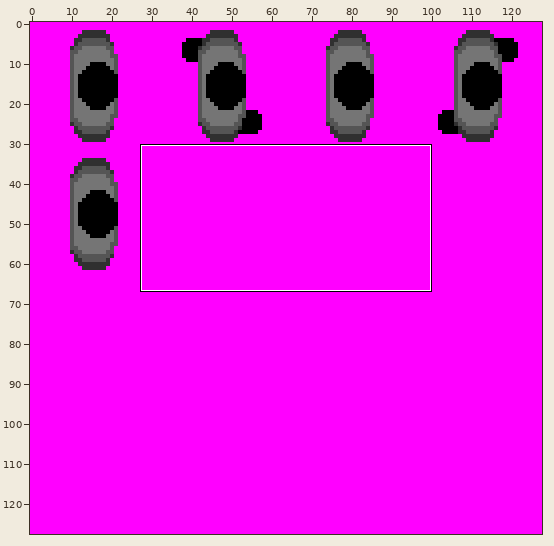
Sprite sheet -- assets/spy_unit.png. The first picture is a wide view before the edit; the outline marks the close-up.
Close-up. Before the commit:
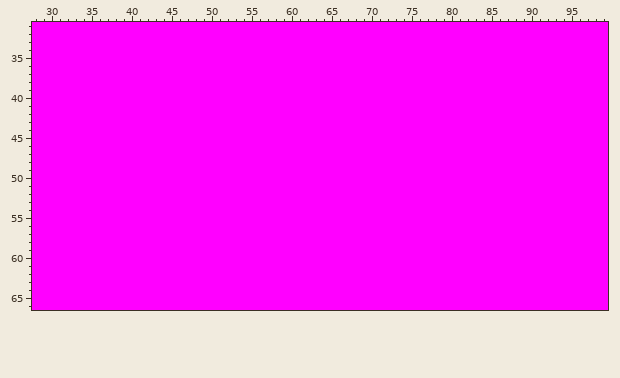
The file is 128x128 pixels. Shown: x 28..99, y 31..66.
Once edited:
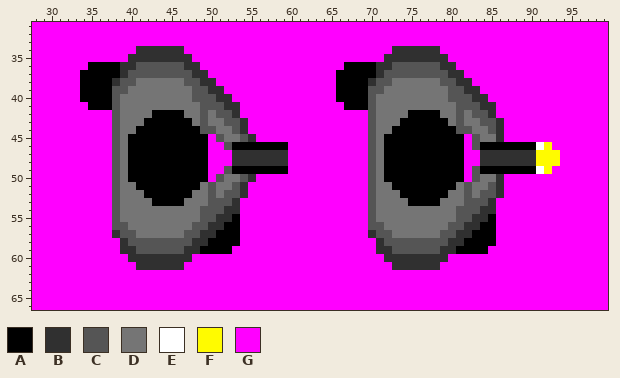
Palette (. is transparent): A #000000  B #303030  C #555555  D #757575  E #ffffff  F #fffb00  G #ff00ff
The edit:
y 34: x 41..46 GGGGGG -> BBBBBB; x 73..78 GGGGGG -> BBBBBB
y 35: x 40..47 GGGGGGGG -> BBBBBBBB; x 72..79 GGGGGGGG -> BBBBBBBB
y 36: x 35..48 GGGGGGGGGGGGGG -> AAAABBCCCCCCBB; x 67..80 GGGGGGGGGGGGGG -> AAAABBCCCCCCBB
y 37: x 34..49 GGGGGGGGGGGGGGGG -> AAAAABCCCCCCCCBB; x 66..81 GGGGGGGGGGGGGGGG -> AAAAABCCCCCCCCBB
y 38: x 34..50 GGGGGGGGGGGGGGGGG -> AAAABCCDDDDDDCCBB; x 66..82 GGGGGGGGGGGGGGGGG -> AAAABCCDDDDDDCCBB
y 39: x 34..51 GGGGGGGGGGGGGGGGGG -> AAAACCDDDDDDDDCCBB; x 66..83 GGGGGGGGGGGGGGGGGG -> AAAACCDDDDDDDDCCBB
y 40: x 34..52 GGGGGGGGGGGGGGGGGGG -> AAAACDDDDDDDDDCCCBB; x 66..84 GGGGGGGGGGGGGGGGGGG -> AAAACDDDDDDDDDCCCBB
y 41: x 35..53 GGGGGGGGGGGGGGGGGGG -> AAACDDDDDDDDDDCCCBB; x 67..85 GGGGGGGGGGGGGGGGGGG -> AAACDDDDDDDDDDCCCBB
y 42: x 38..53 GGGGGGGGGGGGGGGG -> CDDDDAAAADDCDCCB; x 70..85 GGGGGGGGGGGGGGGG -> CDDDDAAAADDCDCCB
y 43: x 38..54 GGGGGGGGGGGGGGGGG -> CDDDAAAAAADCDDCCB; x 70..86 GGGGGGGGGGGGGGGGG -> CDDDAAAAAADCDDCCB
y 44: x 38..54 GGGGGGGGGGGGGGGGG -> CDDAAAAAAAACCDDCB; x 70..86 GGGGGGGGGGGGGGGGG -> CDDAAAAAAAACCDDCB
y 45: x 38..49 GGGGGGGGGGGG -> CDAAAAAAAAAA; x 51..55 GGGGG -> CDDCB; x 70..81 GGGGGGGGGGGG -> CDAAAAAAAAAA; x 83..86 GGGG -> CDDB
y 46: x 38..49 GGGGGGGGGGGG -> CDAAAAAAAAAA; x 52..59 GGGGGGGG -> CAAAAAAA; x 70..81 GGGGGGGGGGGG -> CDAAAAAAAAAA; x 83..92 GGGGGGGGGG -> CAAAAAAAEF
y 47..48: x 38..49 GGGGGGGGGGGG -> CDAAAAAAAAAA; x 53..59 GGGGGGG -> BBBBBBB; x 70..81 GGGGGGGGGGGG -> CDAAAAAAAAAA; x 84..93 GGGGGGGGGG -> BBBBBBBFFF
y 49: x 38..49 GGGGGGGGGGGG -> CDAAAAAAAAAA; x 52..59 GGGGGGGG -> CAAAAAAA; x 70..81 GGGGGGGGGGGG -> CDAAAAAAAAAA; x 83..92 GGGGGGGGGG -> CAAAAAAAEF
y 50: x 38..49 GGGGGGGGGGGG -> CDAAAAAAAAAA; x 51..55 GGGGG -> CDDCB; x 70..81 GGGGGGGGGGGG -> CDAAAAAAAAAA; x 83..86 GGGG -> CDDB
y 51: x 38..54 GGGGGGGGGGGGGGGGG -> CDDAAAAAAAADCDDCB; x 70..86 GGGGGGGGGGGGGGGGG -> CDDAAAAAAAADCDDCB
y 52: x 38..54 GGGGGGGGGGGGGGGGG -> CDDDAAAAAADDCDCCB; x 70..86 GGGGGGGGGGGGGGGGG -> CDDDAAAAAADDCDCCB
y 53: x 38..53 GGGGGGGGGGGGGGGG -> CDDDDAAAADDDCCCB; x 70..85 GGGGGGGGGGGGGGGG -> CDDDDAAAADDDCCCB
y 54: x 38..53 GGGGGGGGGGGGGGGG -> CDDDDDDDDDDCCCBB; x 70..85 GGGGGGGGGGGGGGGG -> CDDDDDDDDDDCCCBB
y 55: x 38..53 GGGGGGGGGGGGGGGG -> CDDDDDDDDDDCCBBA; x 70..85 GGGGGGGGGGGGGGGG -> CDDDDDDDDDDCCBBA
y 56: x 38..53 GGGGGGGGGGGGGGGG -> CCDDDDDDDDCCBBAA; x 70..85 GGGGGGGGGGGGGGGG -> CCDDDDDDDDCCBBAA
y 57: x 38..53 GGGGGGGGGGGGGGGG -> BCCDDDDDDCCBBAAA; x 70..85 GGGGGGGGGGGGGGGG -> BCCDDDDDDCCBBAAA
y 58: x 39..53 GGGGGGGGGGGGGGG -> BCCCCCCCCBBAAAA; x 71..85 GGGGGGGGGGGGGGG -> BCCCCCCCCBBAAAA
y 59: x 39..52 GGGGGGGGGGGGGG -> BBCCCCCCBBAAAA; x 71..84 GGGGGGGGGGGGGG -> BBCCCCCCBBAAAA
y 60: x 40..47 GGGGGGGG -> BBBBBBBB; x 72..79 GGGGGGGG -> BBBBBBBB
y 61: x 41..46 GGGGGG -> BBBBBB; x 73..78 GGGGGG -> BBBBBB
Boxes around the changes in both close-ups, in picture pixels (x1, y1, x2, y2):
changed: (80, 46, 288, 270)
changed: (336, 46, 560, 270)
